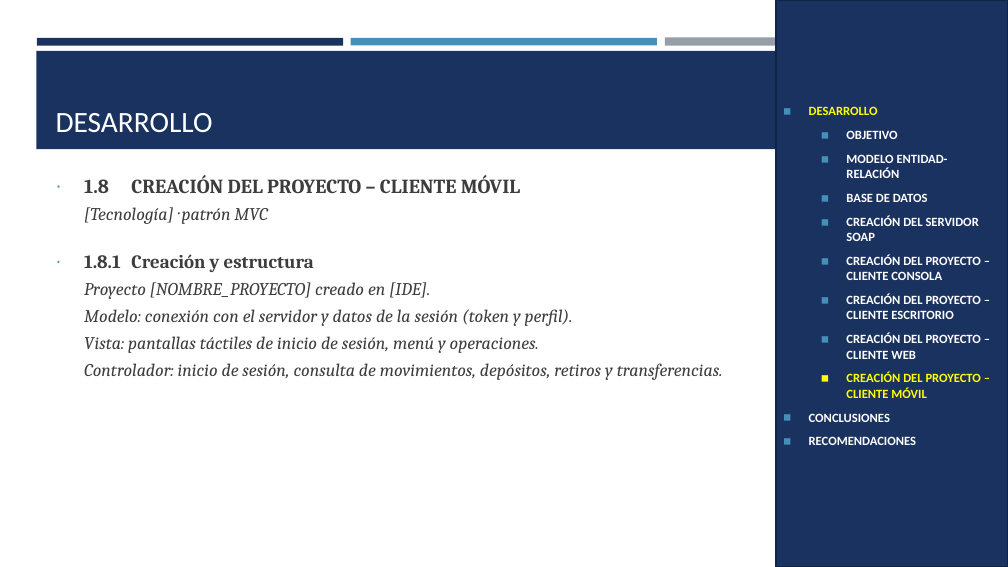
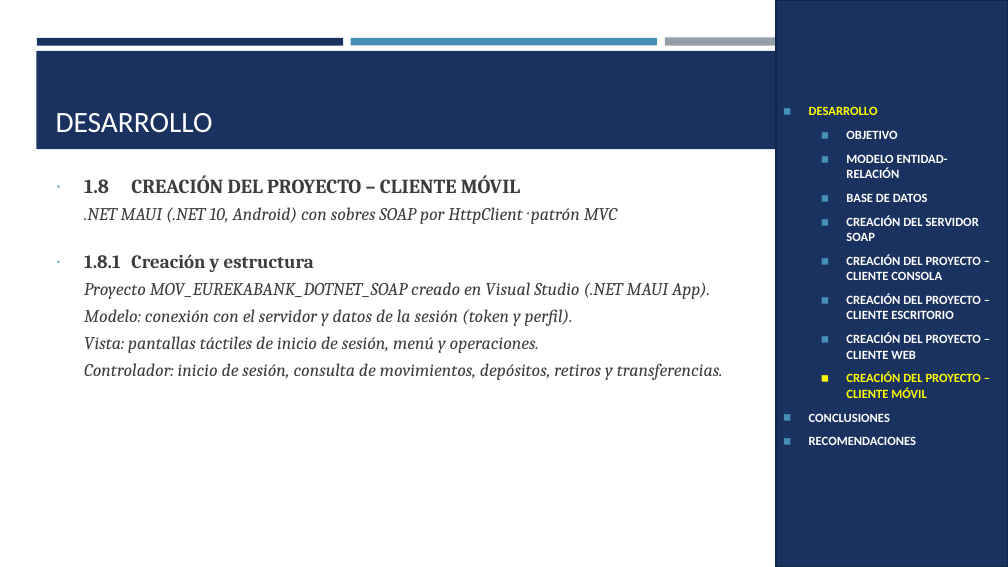
Before and after one commit to IMarcusDev/TI.1.2.-PAO202651_SOAP_DOTNET_CONBDD_NRC36883_GR04, a slide deck: slide 28 of 05. DOCUMENTACION/PRESENTACION TI.1.2. SOAP con BDD en DOTNET GR4.pptx (slide 25 before the commit). Drawn at 1008x567 pixels with LibreOffice and Linux fonts; fonts in the diff are those of the drawing. Boxes give left, top, right and bottom in pixels: in the first picture for what was removed or moved away, otherwise in the second. Text is boxed around its words. In the diff, an @@ line names an element or a change of style, - is before the commit and + after.

```diff
--- a/05. DOCUMENTACION/PRESENTACION TI.1.2. SOAP con BDD en DOTNET GR4.pptx
+++ b/05. DOCUMENTACION/PRESENTACION TI.1.2. SOAP con BDD en DOTNET GR4.pptx
@@ text at bbox=[84, 207, 618, 224]: text changed @@
-[Tecnología] · patrón MVC
+.NET MAUI (.NET 10, Android) con sobres SOAP por HttpClient · patrón MVC
@@ text at bbox=[84, 282, 710, 299]: text changed @@
-Proyecto [NOMBRE_PROYECTO] creado en [IDE].
+Proyecto MOV_EUREKABANK_DOTNET_SOAP creado en Visual Studio (.NET MAUI App).
```
Also in this commit, not shown: 19 other slides changed, 4 slides added.
